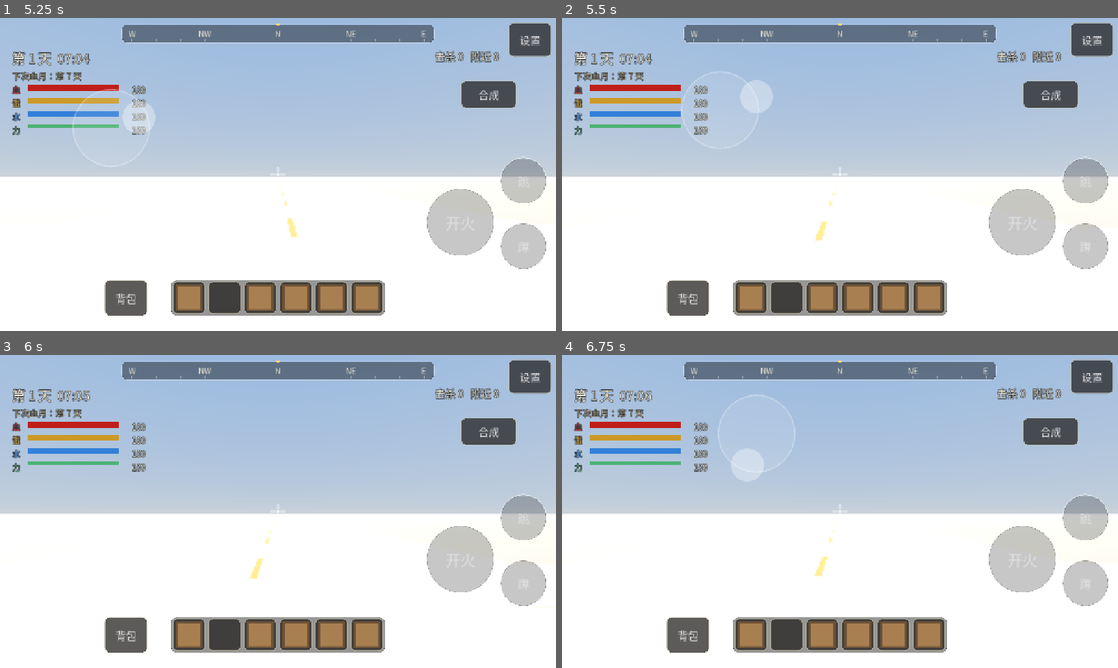
Above: before the commit, frames 1-4 (two rows, left to right).
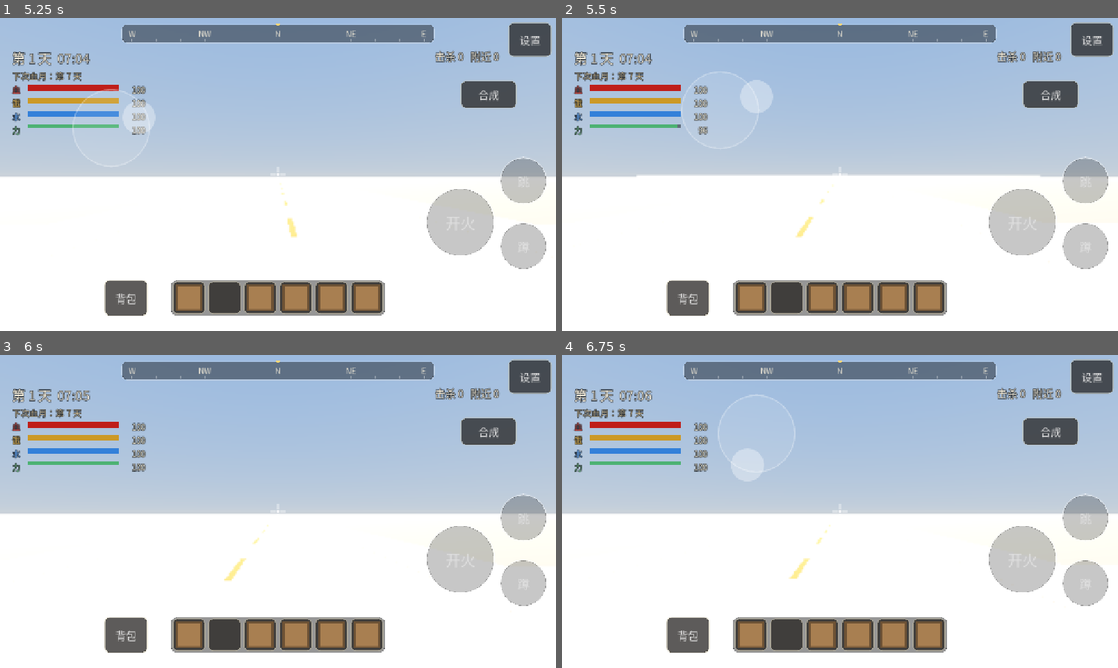
Above: after the commit, the same moments.

Repository: langhua98/7day
Game: Godot game, scene res://scenes/boot.tscn
Two runs of this game, one before a commit and one after it. Both use one fixed random seed, a clock stepped at 60 frames per second and the inputs below.
Inputs (mouse positions are in pixels of both pictures, inside the frame that each line leads up to):
- Up to frame 1 (5.25 s): click "新的一局" at 0.5 s; tap Enter at 1.25, 3.5 s; move the mouse to (400, 158) at 1.27 s; click (400, 158) at 1.42 s; tap Space at 2, 5 s; drag from (166, 190) to (250, 237) at 2.02 s; move the mouse to (333, 105) at 2.77 s; click (333, 105) at 2.92 s; drag from (250, 237) to (111, 127) at 3.52 s; move the mouse to (444, 221) at 4.27 s; click (444, 221) at 4.42 s; drag from (111, 127) to (194, 96) at 5.02 s
- Up to frame 2 (5.5 s): no input
- Up to frame 3 (6 s): move the mouse to (305, 511) at 5.77 s; click (305, 511) at 5.92 s
- Up to frame 4 (6.75 s): tap Enter at 6.5 s; drag from (756, 433) to (728, 527) at 6.52 s

Frame 1 is identical in both runs. In frame 2, 0.4% of the frame differs, in the area x 13-86%, y 34-72%; in frame 3, 0.2%; in frame 4, 0.2%.

Commit message:
第 8 步：瞄准辅助、自动冲刺、震动开关和音量/存档收尾
8b：
- 开镜时准星贴近僵尸头，视角灵敏度 ×0.6（只减速，不吸附），设置可关
- 摇杆推到外圈 90% 自动冲刺（设置可关），体力不够/超重照旧停
- 震动统一走 Hud.vibrate()，设置里可关；血月开始长震 400ms
8c：
- 音频总线拆成 Music / Sfx / Zombies / UI，僵尸声和界面声分走；设置里四个滑条
- 收到系统低内存警告时清掉远处完整楼和模型/材质缓存
- 存档版本升到 3，按版本逐级迁移旧档补字段；test_save_atomic 加旧档用例
- test_ui 加四个音量、三个开关和设置重读用例；test_split 改期望版本 3

Diff:
--- a/scripts/asset_db.gd
+++ b/scripts/asset_db.gd
@@ -353,6 +353,12 @@
 	_classify(row)
 	items_by_id[id] = row
 	return row
+
+
+## 系统内存吃紧：清掉模型/材质/图标缓存（正在用的节点还拿着引用，不会消失）
+func trim_memory() -> void:
+	_cache.clear()
+	_icon_cache.clear()
 
 
 func display_name(id: String) -> String:
--- a/scripts/combat.gd
+++ b/scripts/combat.gd
@@ -359,7 +359,7 @@
 	arms.swing(7.0)
 	Fx.muzzle(arms, arms.muzzle_position())
 	Sfx.play(st.fire_snd, Vector3.INF, -2.0, 0.05)
-	Input.vibrate_handheld(20)
+	hud.vibrate(20)
 	# 枪声按枪的类型：霰弹、全自动/远射程算步枪、其余手枪；爆炸另算
 	var gun_kind := "pistol"
 	if int(st.pellets) > 1:
--- a/scripts/config.gd
+++ b/scripts/config.gd
@@ -54,6 +54,10 @@
 ## 倍镜 FOV：数值越小放得越大
 const SCOPE_FOV_RIFLE := 34.0
 const SCOPE_FOV_SNIPER := 22.0
+## 开镜瞄准辅助：准星离僵尸头这个角度内，视角灵敏度乘这个（只减速，不吸附）
+const AIM_ASSIST_ANGLE := 3.0
+const AIM_ASSIST_MULT := 0.6
+const AIM_ASSIST_RANGE := 50.0
 const RECOIL_RECOVERY := 12.0
 const RECOIL_AIM_SHARE := 0.16
 const LAND_DIP_MAX := 0.06
--- a/scripts/horde.gd
+++ b/scripts/horde.gd
@@ -104,6 +104,8 @@
 	started = true
 	active = true
 	_timer = 0.0
+	if spawner and spawner.hud:
+		spawner.hud.vibrate(400)
 
 
 func end() -> void:
--- a/scripts/hud.gd
+++ b/scripts/hud.gd
@@ -116,10 +116,14 @@
 var _settings_back_btn: Button
 var _settings_reset_btn: Button
 var _left_fire_toggle: CheckButton
+var _aim_assist_toggle: CheckButton
+var _auto_sprint_toggle: CheckButton
+var _vibration_toggle: CheckButton
 var _layout_btn: Button
 ## 设置：灵敏度、亮度、音量、音乐音量（倍数）、画质档位、性能面板，存在 user://settings.cfg
 const DEFAULT_SETTINGS := {"sensitivity": 1.0, "brightness": 1.0, "volume": 1.0, "music": 0.8,
-	"quality": 1.0, "show_perf": 0.0, "left_fire": 0.0}
+	"zombies": 1.0, "ui": 1.0, "quality": 1.0, "show_perf": 0.0, "left_fire": 0.0,
+	"aim_assist": 1.0, "auto_sprint": 1.0, "vibration": 1.0}
 var settings := DEFAULT_SETTINGS.duplicate()
 const SETTINGS_PATH := "user://settings.cfg"
 
@@ -779,6 +783,21 @@
 	v.add_child(title)
 	_settings_group(v, "操作")
 	_add_setting_row(v, "sensitivity", "视角灵敏度", 0.3, 2.5, 0.05)
+	_aim_assist_toggle = CheckButton.new()
+	_aim_assist_toggle.text = "开镜瞄准辅助（靠近僵尸头时降灵敏度）"
+	_aim_assist_toggle.button_pressed = settings.aim_assist > 0.5
+	_aim_assist_toggle.toggled.connect(_on_aim_assist_toggled)
+	v.add_child(_aim_assist_toggle)
+	_auto_sprint_toggle = CheckButton.new()
+	_auto_sprint_toggle.text = "摇杆推到底自动冲刺"
+	_auto_sprint_toggle.button_pressed = settings.auto_sprint > 0.5
+	_auto_sprint_toggle.toggled.connect(_on_auto_sprint_toggled)
+	v.add_child(_auto_sprint_toggle)
+	_vibration_toggle = CheckButton.new()
+	_vibration_toggle.text = "震动反馈"
+	_vibration_toggle.button_pressed = settings.vibration > 0.5
+	_vibration_toggle.toggled.connect(_on_vibration_toggled)
+	v.add_child(_vibration_toggle)
 	_left_fire_toggle = CheckButton.new()
 	_left_fire_toggle.text = "显示左侧开火键"
 	_left_fire_toggle.button_pressed = settings.left_fire > 0.5
@@ -815,6 +834,8 @@
 	_settings_group(v, "声音")
 	_add_setting_row(v, "volume", "音效音量", 0.0, 1.0, 0.05)
 	_add_setting_row(v, "music", "音乐音量", 0.0, 1.0, 0.05)
+	_add_setting_row(v, "zombies", "僵尸音量", 0.0, 1.0, 0.05)
+	_add_setting_row(v, "ui", "界面音量", 0.0, 1.0, 0.05)
 	var btns := HBoxContainer.new()
 	btns.alignment = BoxContainer.ALIGNMENT_CENTER
 	btns.add_theme_constant_override("separation", 26)
@@ -889,6 +910,9 @@
 	_quality_option.selected = clampi(int(settings.quality), 0, GameConfig.QUALITY_PRESETS.size() - 1)
 	_perf_toggle.set_pressed_no_signal(settings.show_perf > 0.5)
 	_left_fire_toggle.set_pressed_no_signal(settings.left_fire > 0.5)
+	_aim_assist_toggle.set_pressed_no_signal(settings.aim_assist > 0.5)
+	_auto_sprint_toggle.set_pressed_no_signal(settings.auto_sprint > 0.5)
+	_vibration_toggle.set_pressed_no_signal(settings.vibration > 0.5)
 	_fire_left.visible = settings.left_fire > 0.5
 	_save_settings()
 	settings_changed.emit(settings)
@@ -1063,6 +1087,9 @@
 		settings.quality = clampf(settings.quality, 0.0, GameConfig.QUALITY_PRESETS.size() - 1.0)
 		settings.show_perf = 1.0 if settings.show_perf > 0.5 else 0.0
 		settings.left_fire = 1.0 if settings.left_fire > 0.5 else 0.0
+		settings.aim_assist = 1.0 if settings.aim_assist > 0.5 else 0.0
+		settings.auto_sprint = 1.0 if settings.auto_sprint > 0.5 else 0.0
+		settings.vibration = 1.0 if settings.vibration > 0.5 else 0.0
 		var saved_layout = cf.get_value("layout", "buttons", {})
 		if saved_layout is Dictionary:
 			button_layout = saved_layout
@@ -1084,6 +1111,24 @@
 
 func _on_show_perf_toggled(on: bool) -> void:
 	settings.show_perf = 1.0 if on else 0.0
+	_save_settings()
+	settings_changed.emit(settings)
+
+
+func _on_aim_assist_toggled(on: bool) -> void:
+	settings.aim_assist = 1.0 if on else 0.0
+	_save_settings()
+	settings_changed.emit(settings)
+
+
+func _on_auto_sprint_toggled(on: bool) -> void:
+	settings.auto_sprint = 1.0 if on else 0.0
+	_save_settings()
+	settings_changed.emit(settings)
+
+
+func _on_vibration_toggled(on: bool) -> void:
+	settings.vibration = 1.0 if on else 0.0
 	_save_settings()
 	settings_changed.emit(settings)
 
@@ -1572,9 +1617,15 @@
 	tw.tween_property(control, "modulate", Color.WHITE, 0.12)
 
 
+## 震动统一走这里，设置里可以关
+func vibrate(ms: int) -> void:
+	if settings.vibration > 0.5:
+		Input.vibrate_handheld(ms)
+
+
 ## 点按钮时轻轻震一下（iPhone 的触感反馈）
 func _tap_feedback() -> void:
-	Input.vibrate_handheld(12)
+	vibrate(12)
 
 
 func _press_button(control: Control) -> void:
--- a/scripts/main.gd
+++ b/scripts/main.gd
@@ -146,6 +146,8 @@
 func _apply_settings(st: Dictionary) -> void:
 	Sfx.set_volume("Sfx", st.volume)
 	Sfx.set_volume("Music", st.music)
+	Sfx.set_volume("Zombies", float(st.get("zombies", 1.0)))
+	Sfx.set_volume("UI", float(st.get("ui", 1.0)))
 	atmosphere.set_brightness(st.brightness)
 	graphics.apply_settings(st)
 
@@ -153,6 +155,11 @@
 # —— 存档：切到后台、关窗口时自动存 ——
 
 func _notification(what: int) -> void:
+	if what == NOTIFICATION_OS_MEMORY_WARNING:
+		if running and world and player_sys:
+			world.trim_memory(player_sys.player.position)
+			Assets.trim_memory()
+		return
 	if what in [NOTIFICATION_APPLICATION_PAUSED, NOTIFICATION_APPLICATION_FOCUS_OUT, NOTIFICATION_WM_CLOSE_REQUEST]:
 		if running and save_game:
 			save_game.save()
--- a/scripts/player.gd
+++ b/scripts/player.gd
@@ -142,12 +142,15 @@
 	arms.set_scoped(scope >= 2)
 	hud.set_scope(scope)
 	var look_sens: float = C.LOOK_SENSITIVITY * hud.settings.sensitivity * (C.AIM_SENSITIVITY if aiming else 1.0)
+	# 开镜瞄准辅助：准星贴近僵尸头时只降灵敏度，不吸附
+	if aiming and hud.settings.aim_assist > 0.5 and _near_zombie_head():
+		look_sens *= C.AIM_ASSIST_MULT
 	yaw -= look.x * look_sens
 	pitch = clamp(pitch - look.y * look_sens, -1.3, 1.3)
 	# 只做 iPhone 触屏：移动全靠左边摇杆
 	var mv := hud.move.limit_length(1.0)
-	# 冲刺：摇杆推到底往前；耗体力
-	var sprint := mv.length() > 0.92 and mv.y > 0.6
+	# 冲刺：设置开着时摇杆推到外圈 90% 往前；耗体力
+	var sprint: bool = hud.settings.auto_sprint > 0.5 and mv.length() > 0.9 and mv.y > 0.3
 	sprint = sprint and stamina > 1.0 and mv.y > 0.3 and not Status.blocked("no_sprint") and not crouching
 	# 背包超重：变慢，不能冲刺
 	var heavy: float = inventory.overload() if inventory else 0.0
@@ -220,6 +223,26 @@
 	arms.set_meta("walking", mv.length() * (1.6 if sprint else 1.0))
 
 
+## 准星是不是贴着某只僵尸的头（开镜辅助用）
+func _near_zombie_head() -> bool:
+	var sp = main.get("spawner") if main else null
+	if sp == null:
+		return false
+	var eye := camera.global_position
+	var fwd := -camera.global_basis.z
+	var cos_lim := cos(deg_to_rad(C.AIM_ASSIST_ANGLE))
+	for z in sp.zombie_root.get_children():
+		if z.dead:
+			continue
+		var to: Vector3 = z.global_position + Vector3.UP * z.height() * 0.86 - eye
+		var d := to.length()
+		if d < 2.0 or d > C.AIM_ASSIST_RANGE:
+			continue
+		if fwd.dot(to / d) >= cos_lim:
+			return true
+	return false
+
+
 ## 体力上限：100 加上状态修正（口渴 −25），最少 10
 func stamina_max() -> float:
 	return maxf(10.0, 100.0 + Status.offset("stamina_max"))
@@ -280,7 +303,7 @@
 		Status.remove(id)
 	if not Status.has("fracture"):
 		hud.toast("你的腿骨折了！用夹板或石膏")
-		Input.vibrate_handheld(200)
+		hud.vibrate(200)
 	Status.add("fracture")
 
 
@@ -374,7 +397,7 @@
 func take_damage(amount: float, source: String, bleed_chance := 0.0) -> void:
 	hp -= amount
 	hud.hurt()
-	Input.vibrate_handheld(60)
+	hud.vibrate(60)
 	GameState.player_damaged.emit(amount, source)
 	if source == "zombie":
 		Sfx.play("pain", Vector3.INF, -3.0)
--- a/scripts/save_game.gd
+++ b/scripts/save_game.gd
@@ -4,6 +4,8 @@
 
 const SAVE_PATH := "user://save.json"
 const BACKUP_PATH := "user://save.bak"
+## 存档版本：3 = PR #20–#50 之后的字段（耐久、载具、容器天数/血量、采集等）
+const SAVE_VERSION := 3
 
 var main: Node3D
 var world: World
@@ -57,6 +59,42 @@
 	return read_save_from(SAVE_PATH, BACKUP_PATH)
 
 
+## 按版本逐级迁移旧档：只补字段和默认值，不动旧数据
+static func migrate(d: Dictionary) -> Dictionary:
+	var out := d.duplicate(true)
+	var version := int(out.get("version", 1))
+	if version < 2:
+		if not (out.get("bag") is Array):
+			out["bag"] = []
+		if not (out.get("bag_cap") is int or out.get("bag_cap") is float):
+			out["bag_cap"] = 45
+		for key in ["inventory", "mags", "mags_type", "ammo_choice", "gun_scopes", "qualities", "container_items"]:
+			if not (out.get(key) is Dictionary):
+				out[key] = {}
+		for key in ["order", "searched", "blocks", "doors"]:
+			if not (out.get(key) is Array):
+				out[key] = []
+		if not (out.get("equipped") is String):
+			out["equipped"] = ""
+		version = 2
+	if version < 3:
+		for key in ["durabilities", "container_days", "container_hp", "status", "heat",
+				"station_queues", "station_state"]:
+			if not (out.get(key) is Dictionary):
+				out[key] = {}
+		for key in ["vehicles", "harvest_dead", "crates", "corpse_bags", "craft_queue", "recipes_unlocked"]:
+			if not (out.get(key) is Array):
+				out[key] = []
+		var defaults := {"horde_started": false, "horde_remaining": 0, "horde_spawned": 0,
+			"days_alive_lost": 0, "blood_moons_survived": 0, "kills": 0}
+		for key in defaults:
+			if not out.has(key):
+				out[key] = defaults[key]
+		version = 3
+	out["version"] = version
+	return out
+
+
 func reset_timer() -> void:
 	_save_t = 0.0
 
@@ -76,7 +114,7 @@
 		if world.containers[i].searched:
 			searched.append(i)
 	var d := {
-		"version": 2,
+		"version": SAVE_VERSION,
 		"seed": main.world_seed,
 		"searched": searched,
 		"blocks": world.voxel_save(),
@@ -167,6 +205,7 @@
 	if not d.has("hours"):
 		main.start()
 		return
+	d = migrate(d)
 	main.start(false)
 	time_sys.load_data(d)
 	for i in d.get("searched", []):
--- a/scripts/sfx.gd
+++ b/scripts/sfx.gd
@@ -6,7 +6,13 @@
 const POOL_3D := 18
 const POOL_2D := 8
 
-## 音效和音乐各走一条总线，暂停菜单里分别调音量
+## 音效分条总线：Sfx、Zombies、UI；音乐走 Music（暂停菜单里分别调音量）
+static func bus_for(group: String) -> String:
+	if group.begins_with("zm_") or group.begins_with("zf_") or group == "scream":
+		return "Zombies"
+	if group == "loot":
+		return "UI"
+	return "Sfx"
 func set_volume(bus: String, v: float) -> void:
 	var i := AudioServer.get_bus_index(bus)
 	if i >= 0:
@@ -22,7 +28,7 @@
 
 func _ready() -> void:
 	_rng.randomize()
-	for bus in ["Sfx", "Music"]:
+	for bus in ["Sfx", "Music", "Zombies", "UI"]:
 		if AudioServer.get_bus_index(bus) < 0:
 			AudioServer.add_bus()
 			AudioServer.set_bus_name(AudioServer.bus_count - 1, bus)
@@ -72,6 +78,7 @@
 		p.stream = stream
 		p.volume_db = db
 		p.pitch_scale = pitch
+		p.bus = bus_for(group)
 		p.play()
 	else:
 		var p := _free(_p3)
@@ -79,6 +86,7 @@
 		p.volume_db = db
 		p.pitch_scale = pitch
 		p.global_position = at
+		p.bus = bus_for(group)
 		p.play()
 
 
@@ -111,7 +119,7 @@
 		p = AudioStreamPlayer.new()
 		p.stream = s
 		p.volume_db = -60.0
-		p.bus = "Sfx"
+		p.bus = bus_for(group)
 		add_child(p)
 		_loops[group] = p
 	p.volume_db = move_toward(p.volume_db, target_db, delta * 20.0)
--- a/scripts/world.gd
+++ b/scripts/world.gd
@@ -2068,6 +2068,21 @@
 		_decal_lod.append({"node": mmi, "pad": BATCH_CELL * 0.5})
 
 
+## 系统内存吃紧：放掉远处的完整楼和缓存（下次靠近会重新加载）
+func trim_memory(player_pos: Vector3) -> void:
+	var p := Vector2(player_pos.x, player_pos.z)
+	for e in _full_pois:
+		if int(e.state) != 2:
+			continue
+		var d := maxf(0.0, p.distance_to(e.pos) - float(e.radius))
+		if d > 60.0:
+			_hide_full(e)
+			e.state = 0
+	_prop_cache.clear()
+	_mesh_info.clear()
+	_mat_cache.clear()
+
+
 # —— 采集（4b）——
 
 func _game_state() -> Node:
--- a/tests/test_save_atomic.gd
+++ b/tests/test_save_atomic.gd
@@ -24,6 +24,26 @@
 	var d := SaveGameScript.read_save_from(MAIN, BAK)
 	check_eq(d.get("hours"), 1.0, "主档损坏时读备份")
 	check(not FileAccess.file_exists(MAIN + ".tmp"), "不留下临时文件")
+
+	# 很旧的存档（版本 1）逐级迁移到当前版本，字段补齐、旧数据保留
+	var old := {"version": 1, "hours": 30.0, "hp": 42.0, "inventory": {"resourceWood": 5},
+		"order": ["resourceWood"]}
+	var migrated := SaveGameScript.migrate(old)
+	check_eq(migrated.get("version"), 3, "旧档应升到版本 3")
+	check_eq(migrated.get("hours"), 30.0, "迁移保留旧字段")
+	check_eq(migrated.get("hp"), 42.0, "迁移保留血量")
+	check(migrated.get("bag") is Array, "补上背包格子")
+	check(migrated.get("inventory") is Dictionary, "补上物品表")
+	check(migrated.get("durabilities") is Dictionary, "补上耐久")
+	check(migrated.get("container_days") is Dictionary, "补上容器天数")
+	check(migrated.get("container_hp") is Dictionary, "补上容器血量")
+	check(migrated.get("vehicles") is Array, "补上载具")
+	check(migrated.get("harvest_dead") is Array, "补上采集状态")
+	check(migrated.get("crates") is Array, "补上储物箱")
+	check(migrated.get("corpse_bags") is Array, "补上尸体背包")
+	check_eq(migrated.get("horde_started"), false, "补上血月默认值")
+	var empty_migrated := SaveGameScript.migrate({})
+	check_eq(empty_migrated.get("version"), 3, "空档迁移也不崩")
 
 	# 两个档都没了才返回空
 	_clean()
--- a/tests/test_split.gd
+++ b/tests/test_split.gd
@@ -84,7 +84,7 @@
 	var horde_left: int = main.horde.remaining
 	main.save_game.save()
 	var d: Dictionary = main.save_game.read_save()
-	check_eq(d.get("version", -1), 2, "存档应有 version=2")
+	check_eq(int(d.get("version", -1)), 3, "存档应有 version=3")
 	check_close(float(d.get("hp", 0.0)), 77.0, 0.01, "存档 hp 应正确")
 	check_eq(int(d.get("blood_moons_survived", -1)), 2, "存档应保存血月次数")
 	main.player_sys.hp = 1.0
--- a/tests/test_ui.gd
+++ b/tests/test_ui.gd
@@ -196,9 +196,28 @@
 	volume_slider.value = 0.5
 	check(absf(hud.settings.volume - 0.5) < 0.001, "拖动音量应更新设置")
 	check_eq(hud._setting_values["volume"].text, "50%", "音量应显示百分比")
+	var zombie_slider: HSlider = hud._setting_sliders["zombies"]
+	zombie_slider.value = 0.4
+	check(absf(hud.settings.zombies - 0.4) < 0.001, "拖动僵尸音量应更新设置")
+	check_eq(hud._setting_values["zombies"].text, "40%", "僵尸音量应显示百分比")
+	var ui_slider: HSlider = hud._setting_sliders["ui"]
+	ui_slider.value = 0.3
+	check(absf(hud.settings.ui - 0.3) < 0.001, "拖动界面音量应更新设置")
+	hud._aim_assist_toggle.button_pressed = false
+	check(hud.settings.aim_assist < 0.5, "瞄准辅助开关应写入设置")
+	hud._auto_sprint_toggle.button_pressed = false
+	check(hud.settings.auto_sprint < 0.5, "自动冲刺开关应写入设置")
+	hud._vibration_toggle.button_pressed = false
+	check(hud.settings.vibration < 0.5, "震动开关应写入设置")
 	hud._settings_reset_btn.pressed.emit()
 	check(absf(hud.settings.volume - 1.0) < 0.001, "恢复默认音量")
 	check_eq(hud._setting_values["volume"].text, "100%", "恢复默认后显示 100%")
+	check(absf(hud.settings.zombies - 1.0) < 0.001 and absf(hud.settings.ui - 1.0) < 0.001, "恢复默认音频音量")
+	check(hud.settings.aim_assist > 0.5 and hud.settings.auto_sprint > 0.5 and hud.settings.vibration > 0.5,
+		"恢复默认辅助开关")
+	hud.settings.volume = 0.123
+	hud._load_settings()
+	check(absf(hud.settings.volume - 1.0) < 0.001, "设置会从 user://settings 重新读取")
 	hud.set_paused(true)
 	hud._pause_settings_btn.pressed.emit()
 	check(hud._settings_panel.visible and not hud._pause_panel.visible, "暂停页设置应打开")
Not shown, changed: docs/任务书.md
